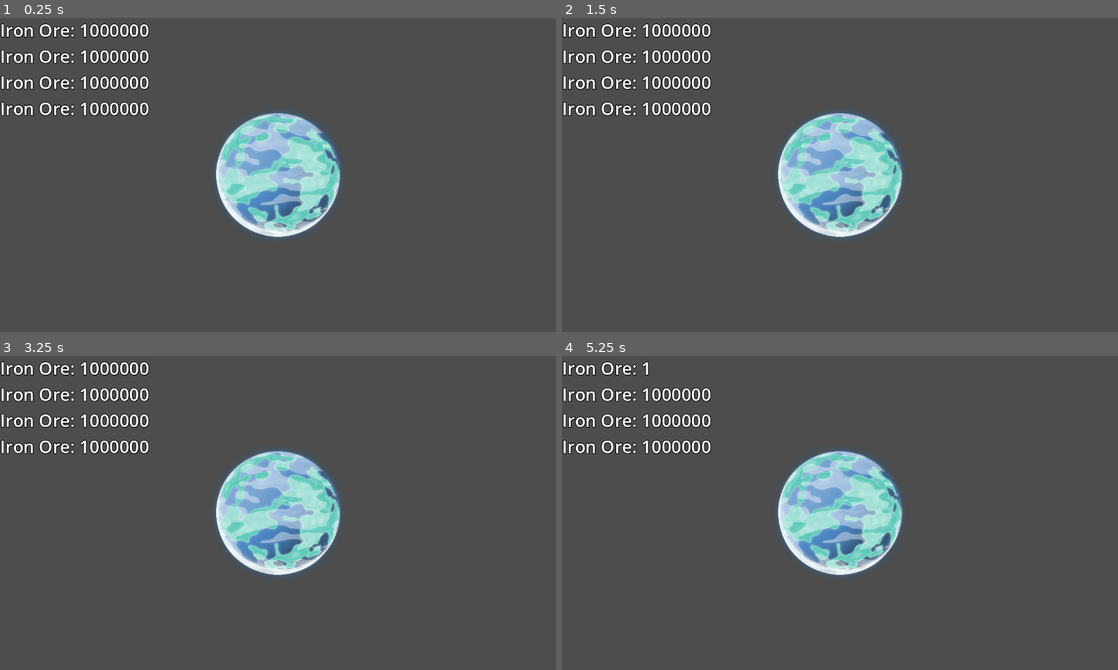
Above: before the commit, frames 1-4 (two rows, left to right).
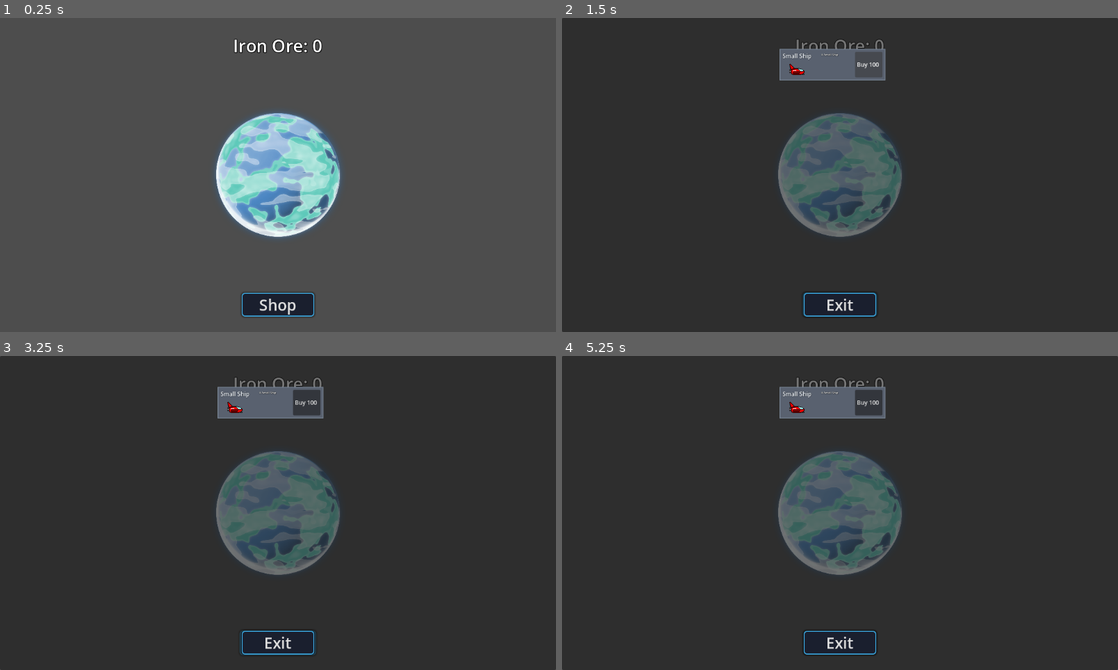
Above: after the commit, the same moments.

Repository: AllanSechrist/Tap
Game: Godot game, scene res://level/sand_box.tscn
The game is run twice, just before and just after one commit, with the same random seed, the same clock (stepped at 60 frames per second) and the same inputs.
Inputs (mouse positions are in pixels of both pictures, inside the frame that each line leads up to):
- Up to frame 1 (0.25 s): no input
- Up to frame 2 (1.5 s): click (840, 303) at 0.5 s, where only the run after the commit has a clickable "Shop"; click (867, 65) at 1.25 s, where only the run after the commit has a clickable "Buy 100"
- Up to frame 3 (3.25 s): click (278, 641) at 2 s, where only the run after the commit has a clickable "Shop"; click (278, 641) at 2.75 s, where only the run after the commit has a clickable "Shop"
- Up to frame 4 (5.25 s): click (867, 403) at 3.5 s, where only the run after the commit has a clickable "Buy 100"; click (867, 403) at 4.25 s, where only the run after the commit has a clickable "Buy 100"; tap Enter at 5 s; move the mouse to (840, 513) at 5.02 s; press the mouse at (840, 513) at 5.03 s

The runs differ from the first frame. In frame 1, 3.8% of the frame differs, in the area x 0-58%, y 1-96%; in frame 2, 98%; in frame 3, 99%; in frame 4, 99%, in the area x 0-100%, y 0-100%.

Commit message:
Add ui manager

Diff:
--- a/Manager/EventBus.gd
+++ b/Manager/EventBus.gd
@@ -8,11 +8,12 @@
 # signal for updating inventory/upgrades
 # signal for moving to another area
 
-# ------- UI -------
+# ------- HUD -------
 signal update_resource_label(type: ResourceHandler.resource_type, new_value: int)
 signal update_item_label(item: Item, amount: int) #pass in item type and amount
 
 # ------- SHOP -------
+signal toggle_shop_menu()
 signal perchase_request(item: Item, amount: int)
 signal perchase_success(item: Item, amount: int)
 signal perchase_failed(item: Item, message: String)
--- a/Shop/ShopUI/shop_ui.gd
+++ b/Shop/ShopUI/shop_ui.gd
@@ -14,3 +14,7 @@
 		var card = ITEM_CARD.instantiate()
 		grid_container.add_child(card)
 		card.setup(item)
+
+
+func _on_exit_button_pressed() -> void:
+	Events.toggle_shop_menu.emit()
--- a/Shop/ShopUI/shop_ui.tscn
+++ b/Shop/ShopUI/shop_ui.tscn
@@ -2,6 +2,48 @@
 
 [ext_resource type="Script" uid="uid://dnedsjqpuvwk3" path="res://Shop/ShopUI/shop_ui.gd" id="1_ajsfe"]
 [ext_resource type="Resource" uid="uid://eowgs1mnq58m" path="res://Shop/Shops/earth/earth.tres" id="2_56enu"]
+
+[sub_resource type="StyleBoxFlat" id="StyleBoxFlat_56enu"]
+bg_color = Color(0.101960786, 0.12156863, 0.18039216, 1)
+border_width_left = 2
+border_width_top = 2
+border_width_right = 2
+border_width_bottom = 2
+border_color = Color(0.23921569, 0.68235296, 0.9137255, 1)
+corner_radius_top_left = 6
+corner_radius_top_right = 6
+corner_radius_bottom_right = 6
+corner_radius_bottom_left = 6
+shadow_color = Color(0, 0, 0, 0.4)
+shadow_size = 4
+
+[sub_resource type="StyleBoxFlat" id="StyleBoxFlat_3oj4n"]
+bg_color = Color(0.05882353, 0.078431375, 0.12156863, 1)
+border_width_left = 2
+border_width_top = 2
+border_width_right = 2
+border_width_bottom = 2
+border_color = Color(0.23921569, 0.68235296, 0.9137255, 1)
+corner_radius_top_left = 6
+corner_radius_top_right = 6
+corner_radius_bottom_right = 6
+corner_radius_bottom_left = 6
+shadow_color = Color(0, 0, 0, 0.4)
+shadow_size = 4
+
+[sub_resource type="StyleBoxFlat" id="StyleBoxFlat_oiswq"]
+bg_color = Color(0.14509805, 0.19215687, 0.2901961, 1)
+border_width_left = 2
+border_width_top = 2
+border_width_right = 2
+border_width_bottom = 2
+border_color = Color(0.23921569, 0.68235296, 0.9137255, 1)
+corner_radius_top_left = 6
+corner_radius_top_right = 6
+corner_radius_bottom_right = 6
+corner_radius_bottom_left = 6
+shadow_color = Color(0, 0, 0, 0.4)
+shadow_size = 4
 
 [node name="ShopUI" type="Control" unique_id=1187385405]
 layout_mode = 3
@@ -10,6 +52,7 @@
 anchor_bottom = 1.0
 grow_horizontal = 2
 grow_vertical = 2
+mouse_filter = 2
 script = ExtResource("1_ajsfe")
 shop_items = ExtResource("2_56enu")
 
@@ -40,3 +83,25 @@
 [node name="GridContainer" type="GridContainer" parent="PanelContainer/MarginContainer/VBoxContainer/ScrollContainer" unique_id=1431844933]
 unique_name_in_owner = true
 layout_mode = 2
+
+[node name="ExitButton" type="Button" parent="." unique_id=476548191]
+custom_minimum_size = Vector2(150, 0)
+layout_mode = 1
+anchors_preset = 7
+anchor_left = 0.5
+anchor_top = 1.0
+anchor_right = 0.5
+anchor_bottom = 1.0
+offset_left = -4.0
+offset_top = -40.0
+offset_right = 4.0
+offset_bottom = -32.0
+grow_horizontal = 2
+grow_vertical = 0
+theme_override_font_sizes/font_size = 32
+theme_override_styles/normal = SubResource("StyleBoxFlat_56enu")
+theme_override_styles/pressed = SubResource("StyleBoxFlat_3oj4n")
+theme_override_styles/hover = SubResource("StyleBoxFlat_oiswq")
+text = "Exit"
+
+[connection signal="pressed" from="ExitButton" to="." method="_on_exit_button_pressed"]
--- a/UI/ui.gd
+++ b/UI/HUD/HUD.gd
@@ -17,7 +17,22 @@
 
 func _ready() -> void:
 	Events.update_resource_label.connect(_on_resource_changed)
+	# set iron ore label
+	resource_labels[0].text = "%s: %d" % [RESOURCE_DISPLAY_NAMES[0], 0]
+	#for label in resource_labels.keys():
+		#set_label_visibility(resource_labels[label], 0)
 
 func _on_resource_changed(type: ResourceHandler.resource_type, new_value: int) -> void:
 	var display_name = RESOURCE_DISPLAY_NAMES[type]
-	resource_labels[type].text = "%s: %d" % [display_name, new_value]
+	var label = resource_labels[type]
+	label.text = "%s: %d" % [display_name, new_value]
+	#set_label_visibility(label, new_value)
+
+#func set_label_visibility(label: Label, value: int) -> void:
+	#if value == 0:
+		#label.visible = false
+	#else:
+		#label.visible = true
+
+func _on_shop_menu_pressed() -> void:
+	Events.toggle_shop_menu.emit()
--- /dev/null
+++ b/UI/HUD/HUD.tscn
@@ -0,0 +1,139 @@
+[gd_scene format=3 uid="uid://dcjstyi5a1n72"]
+
+[ext_resource type="Script" uid="uid://bjetjowho45xg" path="res://UI/HUD/HUD.gd" id="1_2fwl4"]
+[ext_resource type="Script" uid="uid://dmu1bx1b246jl" path="res://UI/HUD/shop_menu_button.gd" id="2_53dev"]
+
+[sub_resource type="StyleBoxFlat" id="StyleBoxFlat_0ktxb"]
+bg_color = Color(0.101960786, 0.12156863, 0.18039216, 1)
+border_width_left = 2
+border_width_top = 2
+border_width_right = 2
+border_width_bottom = 2
+border_color = Color(0.23921569, 0.68235296, 0.9137255, 1)
+corner_radius_top_left = 6
+corner_radius_top_right = 6
+corner_radius_bottom_right = 6
+corner_radius_bottom_left = 6
+shadow_color = Color(0, 0, 0, 0.4)
+shadow_size = 4
+
+[sub_resource type="StyleBoxFlat" id="StyleBoxFlat_dm5mv"]
+bg_color = Color(0.05882353, 0.078431375, 0.12156863, 1)
+border_width_left = 2
+border_width_top = 2
+border_width_right = 2
+border_width_bottom = 2
+border_color = Color(0.23921569, 0.68235296, 0.9137255, 1)
+corner_radius_top_left = 6
+corner_radius_top_right = 6
+corner_radius_bottom_right = 6
+corner_radius_bottom_left = 6
+shadow_color = Color(0, 0, 0, 0.4)
+shadow_size = 4
+
+[sub_resource type="StyleBoxFlat" id="StyleBoxFlat_53dev"]
+bg_color = Color(0.14509805, 0.19215687, 0.2901961, 1)
+border_width_left = 2
+border_width_top = 2
+border_width_right = 2
+border_width_bottom = 2
+border_color = Color(0.23921569, 0.68235296, 0.9137255, 1)
+corner_radius_top_left = 6
+corner_radius_top_right = 6
+corner_radius_bottom_right = 6
+corner_radius_bottom_left = 6
+shadow_color = Color(0, 0, 0, 0.4)
+shadow_size = 4
+
+[sub_resource type="LabelSettings" id="LabelSettings_msqxa"]
+font_size = 36
+outline_size = 5
+outline_color = Color(0, 0, 0, 1)
+shadow_color = Color(0, 0, 0, 1)
+
+[node name="HUD" type="Control" unique_id=32826871]
+layout_mode = 3
+anchors_preset = 15
+anchor_right = 1.0
+anchor_bottom = 1.0
+grow_horizontal = 2
+grow_vertical = 2
+mouse_filter = 2
+script = ExtResource("1_2fwl4")
+
+[node name="MenuMargin" type="MarginContainer" parent="." unique_id=1971124807]
+layout_mode = 1
+anchors_preset = 7
+anchor_left = 0.5
+anchor_top = 1.0
+anchor_right = 0.5
+anchor_bottom = 1.0
+offset_left = -40.5
+offset_top = -49.0
+offset_right = 40.5
+grow_horizontal = 2
+grow_vertical = 0
+theme_override_constants/margin_bottom = 32
+
+[node name="HBoxContainer" type="HBoxContainer" parent="MenuMargin" unique_id=1736145756]
+layout_mode = 2
+
+[node name="ShopMenu" type="Button" parent="MenuMargin/HBoxContainer" unique_id=769723219]
+custom_minimum_size = Vector2(150, 0)
+layout_mode = 2
+theme_override_font_sizes/font_size = 32
+theme_override_styles/normal = SubResource("StyleBoxFlat_0ktxb")
+theme_override_styles/pressed = SubResource("StyleBoxFlat_dm5mv")
+theme_override_styles/hover = SubResource("StyleBoxFlat_53dev")
+text = "Shop"
+script = ExtResource("2_53dev")
+
+[node name="MarginContainer" type="MarginContainer" parent="." unique_id=6218541]
+layout_mode = 1
+anchors_preset = 5
+anchor_left = 0.5
+anchor_right = 0.5
+offset_left = -154.0
+offset_right = 154.0
+offset_bottom = 50.0
+grow_horizontal = 2
+mouse_filter = 2
+theme_override_constants/margin_top = 32
+
+[node name="CenterContainer" type="CenterContainer" parent="MarginContainer" unique_id=1297397983]
+layout_mode = 2
+mouse_filter = 2
+
+[node name="ResourceList" type="VBoxContainer" parent="MarginContainer/CenterContainer" unique_id=548836009]
+layout_mode = 2
+
+[node name="IronOreLabel" type="Label" parent="MarginContainer/CenterContainer/ResourceList" unique_id=1935305147]
+unique_name_in_owner = true
+layout_mode = 2
+text = "Iron Ore: 1000000"
+label_settings = SubResource("LabelSettings_msqxa")
+
+[node name="IronPlateLabel" type="Label" parent="MarginContainer/CenterContainer/ResourceList" unique_id=1233846979]
+unique_name_in_owner = true
+visible = false
+layout_mode = 2
+text = "Iron Ore: 1000000"
+label_settings = SubResource("LabelSettings_msqxa")
+
+[node name="CopperOreLabel" type="Label" parent="MarginContainer/CenterContainer/ResourceList" unique_id=2009389890]
+unique_name_in_owner = true
+visible = false
+layout_mode = 2
+text = "Iron Ore: 1000000"
+label_settings = SubResource("LabelSettings_msqxa")
+
+[node name="CopperPlateLabel" type="Label" parent="MarginContainer/CenterContainer/ResourceList" unique_id=2003369996]
+unique_name_in_owner = true
+visible = false
+layout_mode = 2
+text = "Iron Ore: 1000000"
+label_settings = SubResource("LabelSettings_msqxa")
+
+[connection signal="mouse_entered" from="MenuMargin/HBoxContainer/ShopMenu" to="MenuMargin/HBoxContainer/ShopMenu" method="_on_mouse_entered"]
+[connection signal="mouse_exited" from="MenuMargin/HBoxContainer/ShopMenu" to="MenuMargin/HBoxContainer/ShopMenu" method="_on_mouse_exited"]
+[connection signal="pressed" from="MenuMargin/HBoxContainer/ShopMenu" to="." method="_on_shop_menu_pressed"]
--- /dev/null
+++ b/UI/HUD/shop_menu_button.gd
@@ -0,0 +1,24 @@
+extends Button
+
+@export var animation_target := Vector2(1.05, 1.05)
+@export var duration: float = 0.35
+
+var animation_original := Vector2.ONE
+var tween
+
+func _ready() -> void:
+	pivot_offset = size / 2
+
+func _on_mouse_entered() -> void:
+	animate(animation_target, Tween.EASE_OUT)
+
+func _on_mouse_exited() -> void:
+	animate(animation_original, Tween.EASE_IN)
+
+func animate(target: Vector2, type:Tween.EaseType) -> void:
+	if tween:
+		tween.kill()
+	tween = create_tween()
+	tween.set_trans(tween.TRANS_SINE)
+	tween.set_ease(type)
+	tween.tween_property(self, "scale", target, duration)
--- a/UI/ui.tscn
+++ /dev/null
@@ -1,47 +0,0 @@
-[gd_scene format=3 uid="uid://dcjstyi5a1n72"]
-
-[ext_resource type="Script" uid="uid://bjetjowho45xg" path="res://UI/ui.gd" id="1_2fwl4"]
-
-[sub_resource type="LabelSettings" id="LabelSettings_msqxa"]
-font_size = 36
-outline_size = 5
-outline_color = Color(0, 0, 0, 1)
-shadow_color = Color(0, 0, 0, 1)
-
-[node name="UI" type="Control" unique_id=32826871]
-layout_mode = 3
-anchors_preset = 15
-anchor_right = 1.0
-anchor_bottom = 1.0
-grow_horizontal = 2
-grow_vertical = 2
-script = ExtResource("1_2fwl4")
-
-[node name="ResourceList" type="VBoxContainer" parent="." unique_id=548836009]
-layout_mode = 0
-offset_right = 40.0
-offset_bottom = 40.0
-
-[node name="IronOreLabel" type="Label" parent="ResourceList" unique_id=1935305147]
-unique_name_in_owner = true
-layout_mode = 2
-text = "Iron Ore: 1000000"
-label_settings = SubResource("LabelSettings_msqxa")
-
-[node name="IronPlateLabel" type="Label" parent="ResourceList" unique_id=1233846979]
-unique_name_in_owner = true
-layout_mode = 2
-text = "Iron Ore: 1000000"
-label_settings = SubResource("LabelSettings_msqxa")
-
-[node name="CopperOreLabel" type="Label" parent="ResourceList" unique_id=2009389890]
-unique_name_in_owner = true
-layout_mode = 2
-text = "Iron Ore: 1000000"
-label_settings = SubResource("LabelSettings_msqxa")
-
-[node name="CopperPlateLabel" type="Label" parent="ResourceList" unique_id=2003369996]
-unique_name_in_owner = true
-layout_mode = 2
-text = "Iron Ore: 1000000"
-label_settings = SubResource("LabelSettings_msqxa")
--- /dev/null
+++ b/UI/ui_manager.gd
@@ -0,0 +1,29 @@
+extends CanvasLayer
+class_name UIManager
+
+@onready var hud: UI = $HUD
+@onready var shop_ui: ShopUI = $ShopUI
+
+var current_menu: Control = null
+
+func _ready() -> void:
+	Events.toggle_shop_menu.connect(toggle_shop)
+	close_all_menus()
+
+func close_all_menus() -> void:
+	shop_ui.hide()
+
+	current_menu = null
+
+func open_menu(menu: Control) -> void:
+	if current_menu != null:
+		current_menu.hide()
+
+	current_menu = menu
+	current_menu.show()
+
+func toggle_shop() -> void:
+	if current_menu == shop_ui:
+		close_all_menus()
+	else:
+		open_menu(shop_ui)
--- a/level/sand_box.tscn
+++ b/level/sand_box.tscn
@@ -3,8 +3,10 @@
 [ext_resource type="PackedScene" uid="uid://d1etdx34g3waf" path="res://planets/planet.tscn" id="2_2ouf8"]
 [ext_resource type="PackedScene" uid="uid://ckf36bxqt3b7f" path="res://assets/effects/space_fx.tscn" id="3_8rxby"]
 [ext_resource type="PackedScene" uid="uid://kgtw23mrxq15" path="res://player stats/player_state.tscn" id="3_imhmf"]
-[ext_resource type="PackedScene" uid="uid://dcjstyi5a1n72" path="res://UI/ui.tscn" id="4_imhmf"]
+[ext_resource type="PackedScene" uid="uid://dcjstyi5a1n72" path="res://UI/HUD/HUD.tscn" id="4_imhmf"]
+[ext_resource type="Script" uid="uid://coila3ty1drhn" path="res://UI/ui_manager.gd" id="5_1t3ia"]
 [ext_resource type="PackedScene" uid="uid://cyldiactu1wrm" path="res://Shop/shop_handler.tscn" id="5_g1ufw"]
+[ext_resource type="PackedScene" uid="uid://ccpetnnq4yrb1" path="res://Shop/ShopUI/shop_ui.tscn" id="7_5nar6"]
 
 [node name="SandBox" type="Node2D" unique_id=269866359]
 
@@ -17,4 +19,11 @@
 
 [node name="ShopHandler" parent="." unique_id=1164106857 instance=ExtResource("5_g1ufw")]
 
-[node name="UI" parent="." unique_id=32826871 instance=ExtResource("4_imhmf")]
+[node name="CanvasLayer" type="CanvasLayer" parent="." unique_id=289300718]
+script = ExtResource("5_1t3ia")
+
+[node name="HUD" parent="CanvasLayer" unique_id=32826871 instance=ExtResource("4_imhmf")]
+
+[node name="ShopUI" parent="CanvasLayer" unique_id=1187385405 instance=ExtResource("7_5nar6")]
+visible = false
+mouse_filter = 0
Renamed: UI/ui.gd.uid -> UI/HUD/HUD.gd.uid
Not shown, added: UI/HUD/shop_menu_button.gd.uid
Not shown, added: UI/ui_manager.gd.uid
